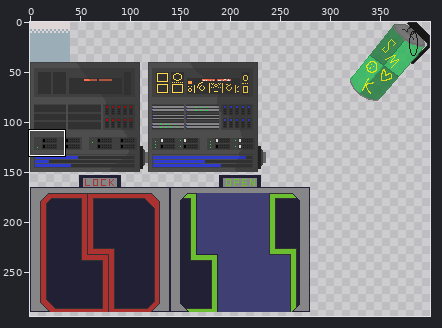
Sprite sheet -- project_connet/Data/Images/map.png. Above: a wide view before the commit, with the close-up outlined.
Close-up. First the earlier version:
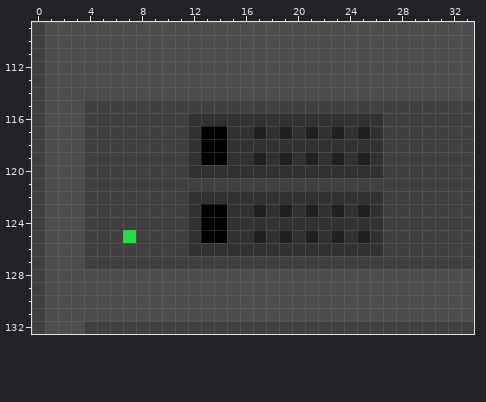
The file is 400x400 pixels. Colours within 5 levels of each other are drawn and written as one. Shown: x 0..33, y 109..132. The wide view leaves out empty margins. The commit also changed other parts of the picture, which this record leaves out.
After the commit:
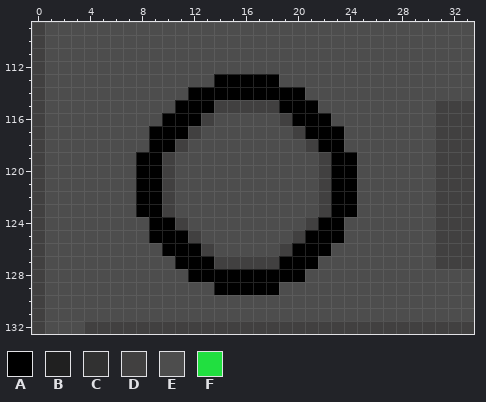
Palette (. is transparent): A #000000  B #202020  C #313131  D #414040  E #4d4d4d  F #21df40
Change:
{"y":113,"x":14,"old":"EEEEE","new":"AAAAA"}
{"y":114,"x":12,"old":"EEEEEEEEE","new":"AAAAAAAAA"}
{"y":115,"x":4,"old":"DDDDDDDDDD","new":"EEEEEEEAAA"}
{"y":115,"x":19,"old":"DDDDDDDDDDDD","new":"AAAEEEEEEEEE"}
{"y":116,"x":4,"old":"DDDDDDDDCCCCCCCCCCCCCCCDDDD","new":"EEEEEEAAADEEEEEDAAAEEEEEEEE"}
{"y":117,"x":4,"old":"DDDDDDDDCAACCBCBCBCBCBCDDDD","new":"EEEEEAAADEEEEEEEDAAAEEEEEEE"}
{"y":118,"x":4,"old":"DDDDDDD","new":"EEEEEAA"}
{"y":118,"x":12,"old":"CAACCCCCCCCCCCCDDDD","new":"EEEEEEEEEDAAEEEEEEE"}
{"y":119,"x":4,"old":"DDDDDD","new":"EEEEAA"}
{"y":119,"x":11,"old":"DCAACCBCBCBCBCBCDDDD","new":"EEEEEEEEEEEDAAEEEEEE"}
{"y":120,"x":4,"old":"DDDDDD","new":"EEEEAA"}
{"y":120,"x":11,"old":"DCCCCCCCCCCCCCCCDDDD","new":"EEEEEEEEEEEDAAEEEEEE"}
{"y":121,"x":4,"old":"DDDDDD","new":"EEEEAA"}
{"y":121,"x":11,"old":"DDDDDDDDDDD","new":"EEEEEEEEEEE"}
{"y":121,"x":23,"old":"DDDDDDDD","new":"AAEEEEEE"}
{"y":122,"x":4,"old":"DDDDDD","new":"EEEEAA"}
{"y":122,"x":11,"old":"DCCCCCCCCCCCCCCCDDDD","new":"EEEEEEEEEEEDAAEEEEEE"}
{"y":123,"x":4,"old":"DDDDDD","new":"EEEEAA"}
{"y":123,"x":11,"old":"DCAACCBCBCBCBCBCDDDD","new":"EEEEEEEEEEEDAAEEEEEE"}
{"y":124,"x":4,"old":"DDDDDDD","new":"EEEEEAA"}
{"y":124,"x":12,"old":"CAACCCCCCCCCCCCDDDD","new":"EEEEEEEEEDAAEEEEEEE"}
{"y":125,"x":4,"old":"DDDFDDDDCAACCBCBCBCBCBCDDDD","new":"EEEEEAAADEEEEEEEDAAAEEEEEEE"}
{"y":126,"x":4,"old":"DDDDDDDDCCCCCCCCCCCCCCCDDDD","new":"EEEEEEAAADEEEEEDAAAEEEEEEEE"}
{"y":127,"x":4,"old":"DDDDDDDDDD","new":"EEEEEEEAAA"}
{"y":127,"x":19,"old":"DDDDDDDDDDDD","new":"AAAEEEEEEEEE"}
{"y":128,"x":12,"old":"EEEEEEEEE","new":"AAAAAAAAA"}
{"y":129,"x":14,"old":"EEEEE","new":"AAAAA"}
{"label":"changed","picture_box":[84,74,435,295]}
